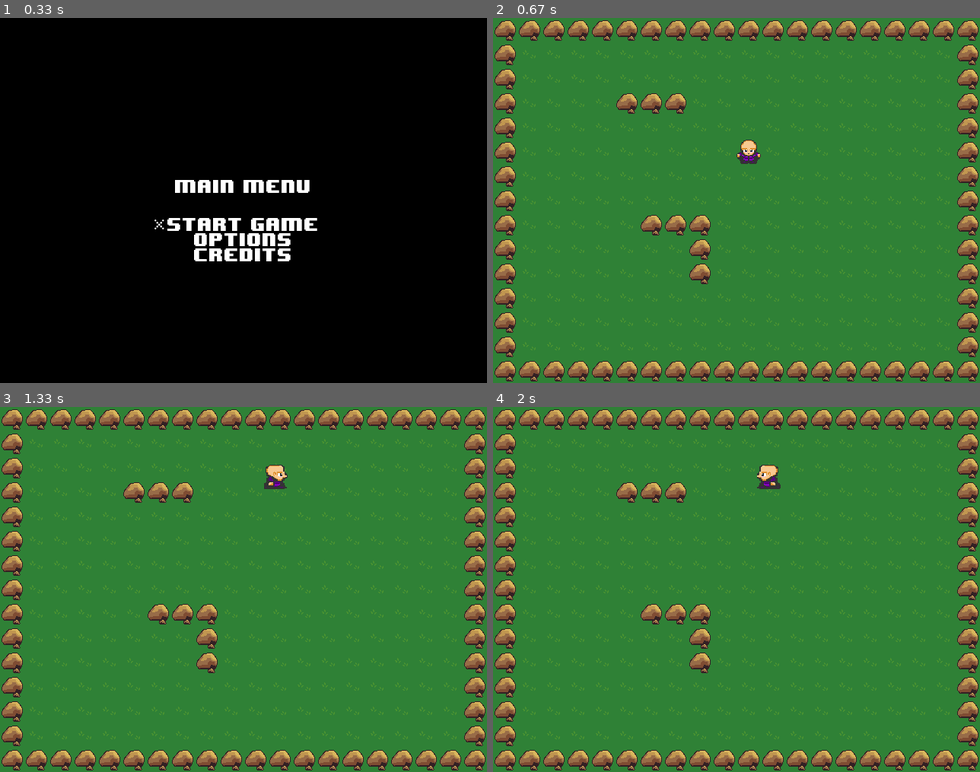
Above: before the commit, frames 1-4 (two rows, left to right).
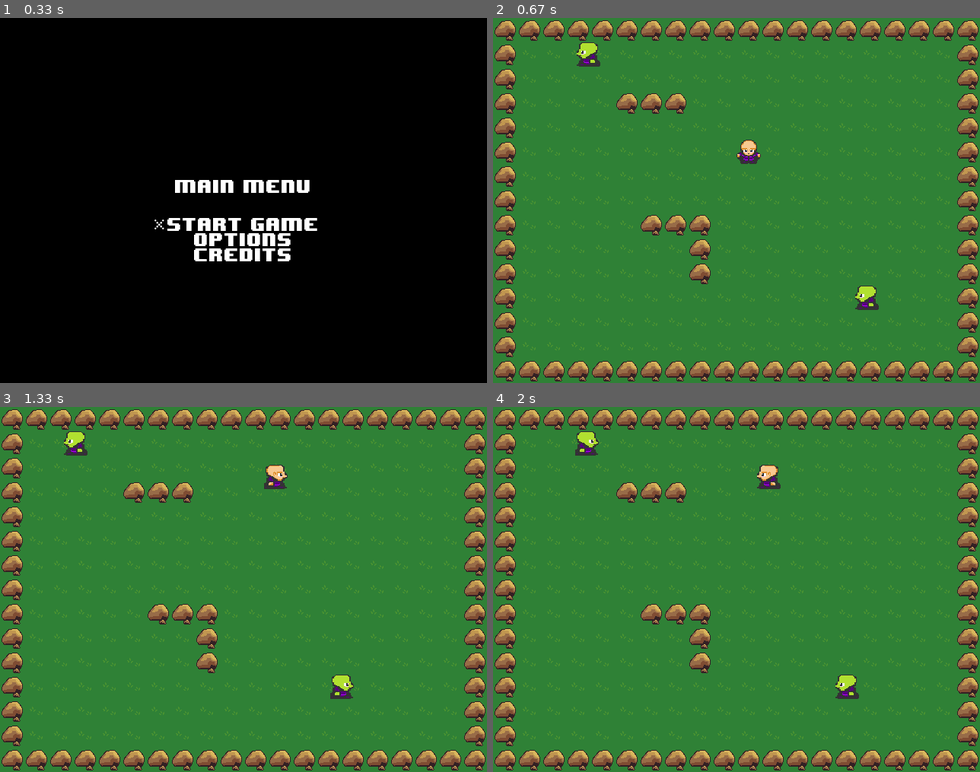
Above: after the commit, the same moments.

Repository: RyanNageer/Pygame
Game: pygame game, started from main.py
Two runs of this game, one before a commit and one after it. Both use one fixed random seed, a clock stepped at 60 frames per second and the inputs below.
Inputs:
- Up to frame 1 (0.33 s): no input
- Up to frame 2 (0.67 s): tap Enter at 0.33 s
- Up to frame 3 (1.33 s): hold Up 0.67-1.13 s; hold Right from 1.17 s (still down)
- Up to frame 4 (2 s): release Right at 1.63 s; hold Left from 1.67 s (still down)

Frame 1 is identical in both runs. In frame 2, 0.5% of the frame differs, in the area x 17-80%, y 6-80%; in frame 3, 0.5%; in frame 4, 0.5%.

Commit message:
Added some enemies. When you touch them the game closes.

Diff:
--- a/config.py
+++ b/config.py
@@ -2,11 +2,13 @@
 WIN_HEIGHT = 480
 TILESIZE = 32
 
-PLAYER_LAYER = 3 # Which layer we want the player on
+PLAYER_LAYER = 4 # Which layer we want the player on
+ENEMY_LAYER = 3
 BLOCK_LAYER = 2
 GROUND_LAYER = 1
+
 PLAYER_SPEED = 3
-
+ENEMY_SPEED = 2
 
 RED = (255, 0 ,0)
 BLACK = (0,0,0)
@@ -16,7 +18,7 @@
 
 tilemap = [ # 640 / 32 = 20, 480 / 32 = 15 # B is wall, . is nothing, P is player
     'BBBBBBBBBBBBBBBBBBBB', # List of Strings
-'B..................B',
+'B..E...............B',
 'B..................B',
 'B....BBB...........B',
 'B..................B',
@@ -26,7 +28,7 @@
 'B.....BBB..........B',
 'B.......B..........B',
 'B.......B..........B',
-'B..................B',
+'B.............E....B',
 'B..................B',
 'B..................B',
 'BBBBBBBBBBBBBBBBBBBB',
--- a/game.py
+++ b/game.py
@@ -26,6 +26,7 @@
 
         self.character_spritesheet= Spritesheet('img/character.png')
         self.terrain_spritesheet = Spritesheet('img/terrain.png')
+        self.enemy_spritesheet = Spritesheet('img/enemy.png')
 
 # CD Codes game loop that just displays text to the screen
 #     def game_loop(self):
@@ -81,7 +82,8 @@
                     Block(self, j, i) # x, y. Creates a block at this position
                 if column == 'P':
                     Player(self, j, i) # j is the column (x) and i is the row (y)
-
+                if column == 'E':
+                    Enemy(self, j, i) # pass in game object (self) and coordinates
 
     def new(self):
 
--- a/sprites.py
+++ b/sprites.py
@@ -47,6 +47,7 @@
     def update(self):
         self.movement()
         self.animate()
+        self.collide_enemy()
 
         self.rect.x += self.x_change # once we see a change in position due to movement
         self.collide_blocks('x') # we can check for collision
@@ -71,6 +72,12 @@
         if keys[pygame.K_DOWN]: # if left arrow key pressed
             self.y_change += PLAYER_SPEED # increase the y axis to move the player down
             self.facing = 'down'
+
+    def collide_enemy(self):
+        hits = pygame.sprite.spritecollide(self, self.game.enemies, False)
+        if hits:
+            self.kill() # remove player from allsprites group
+            self.game.playing = False # exits the game
 
     def collide_blocks(self, direction):
         if direction == 'x':
@@ -140,6 +147,107 @@
                         self.animation_loop = 1
 
 
+class Enemy(pygame.sprite.Sprite):
+    def __init__(self, game, x ,y):
+
+        self.game = game
+        self._layer = ENEMY_LAYER
+        self.groups = self.game.all_sprites, self.game.enemies
+        pygame.sprite.Sprite.__init__(self, self.groups)
+
+        self.x = x * TILESIZE # x * TILESIZE converts from “tile index on the map” → “actual on-screen pixel position,”
+        self.y = y * TILESIZE
+        self.width = TILESIZE # makes an enemy exactly one tile big.
+        self.height = TILESIZE
+
+        self.x_change = 0
+        self.y_change = 0
+
+        self.facing = random.choice(['left', 'right'])
+        self.animation_loop = 1
+        self.movement_loop = 0
+        self.max_travel = random.randint(7, 30) # moving randomly between 7 and 30 pixels
+
+
+        self.image = self.game.enemy_spritesheet.get_sprite(3, 2, self.width, self.height)
+        self.image.set_colorkey(BLACK) # remove background of image
+
+        self.rect = self.image.get_rect() # rectangle that holds the enemy's position. self.all_sprites.draw(self.screen) uses this to draw it to the screen at the right position.
+        self.rect.x = self.x
+        self.rect.y = self.y
+
+    def update(self):
+        self.movement()
+        self.animate()
+        self.rect.x += self.x_change
+        self.rect.y += self.y_change
+
+        self.x_change = 0
+        self.y_change = 0
+
+    def movement(self):
+        if self.facing == 'left':
+            self.x_change -= ENEMY_SPEED # take away from x_change
+            self.movement_loop -= 1 # subtract from movement loop
+            if self.movement_loop <= -self.max_travel: #negative bc movement loop is being DECREASED # if enemy moves as far left as its set to go (only supposed to move between 7 and 30)
+                self.facing = 'right' # then it faces right
+
+        if self.facing == 'right':
+            self.x_change += ENEMY_SPEED
+            self.movement_loop += 1
+            if self.movement_loop >= self.max_travel:
+                self.facing = 'left'
+
+    def animate(self):
+        down_animations = [self.game.enemy_spritesheet.get_sprite(3, 2, self.width, self.height),
+                           self.game.enemy_spritesheet.get_sprite(35, 2, self.width, self.height),
+                           self.game.enemy_spritesheet.get_sprite(68, 2, self.width, self.height)]
+        # copied and pasted from pygame rpg tutorial #6 description
+        up_animations = [self.game.enemy_spritesheet.get_sprite(3, 34, self.width, self.height),
+                         self.game.enemy_spritesheet.get_sprite(35, 34, self.width, self.height),
+                         self.game.enemy_spritesheet.get_sprite(68, 34, self.width, self.height)]
+
+        left_animations = [self.game.enemy_spritesheet.get_sprite(3, 98, self.width, self.height),
+                           self.game.enemy_spritesheet.get_sprite(35, 98, self.width, self.height),
+                           self.game.enemy_spritesheet.get_sprite(68, 98, self.width, self.height)]
+
+        right_animations = [self.game.enemy_spritesheet.get_sprite(3, 66, self.width, self.height),
+                            self.game.enemy_spritesheet.get_sprite(35, 66, self.width, self.height),
+                            self.game.enemy_spritesheet.get_sprite(68, 66, self.width, self.height)]
+        if self.facing == "down":
+            if self.y_change == 0: # if we're standing still, set player to static image
+                self.image = self.game.enemy_spritesheet.get_sprite(3,2, self.width, self.height)
+            else: # if we are currently moving
+                    self.image = down_animations[math.floor(self.animation_loop)] # pull animation from down_animations list
+                    self.animation_loop += 0.1 # every 10 frames the animation will change (0.1 * 10 = 1), animations are in indexes 0, 1 and 2
+                    if self.animation_loop >= 3: # when its greater than or equal to 3 we reset the animation back to 1
+                        self.animation_loop = 1
+        if self.facing == "up":
+            if self.y_change == 0: # if we're standing still, set player to static image
+                self.image = self.game.enemy_spritesheet.get_sprite(3,34, self.width, self.height)
+            else: # if we are currently moving
+                    self.image = up_animations[math.floor(self.animation_loop)] # pull animation from down_animations list
+                    self.animation_loop += 0.1 # every 10 frames the animation will change (0.1 * 10 = 1), animations are in indexes 0, 1 and 2
+                    if self.animation_loop >= 3: # when its greater than or equal to 3 we reset the animation back to 1
+                        self.animation_loop = 1
+        if self.facing == "left":
+            if self.x_change == 0: # if we're standing still, set player to static image
+                self.image = self.game.enemy_spritesheet.get_sprite(3,98, self.width, self.height)
+            else: # if we are currently moving
+                    self.image = left_animations[math.floor(self.animation_loop)] # pull animation from down_animations list
+                    self.animation_loop += 0.1 # every 10 frames the animation will change (0.1 * 10 = 1), animations are in indexes 0, 1 and 2
+                    if self.animation_loop >= 3: # when its greater than or equal to 3 we reset the animation back to 1
+                        self.animation_loop = 1
+        if self.facing == "right":
+            if self.x_change == 0: # if we're standing still, set player to static image
+                self.image = self.game.enemy_spritesheet.get_sprite(3,66, self.width, self.height)
+            else: # if we are currently moving
+                    self.image = right_animations[math.floor(self.animation_loop)] # pull animation from down_animations list
+                    self.animation_loop += 0.1 # every 10 frames the animation will change (0.1 * 10 = 1), animations are in indexes 0, 1 and 2
+                    if self.animation_loop >= 3: # when its greater than or equal to 3 we reset the animation back to 1
+                        self.animation_loop = 1
+
+
 class Block(pygame.sprite.Sprite): # Layer 2
     def __init__(self, game, x, y): # game object and position on the tilemap
 
